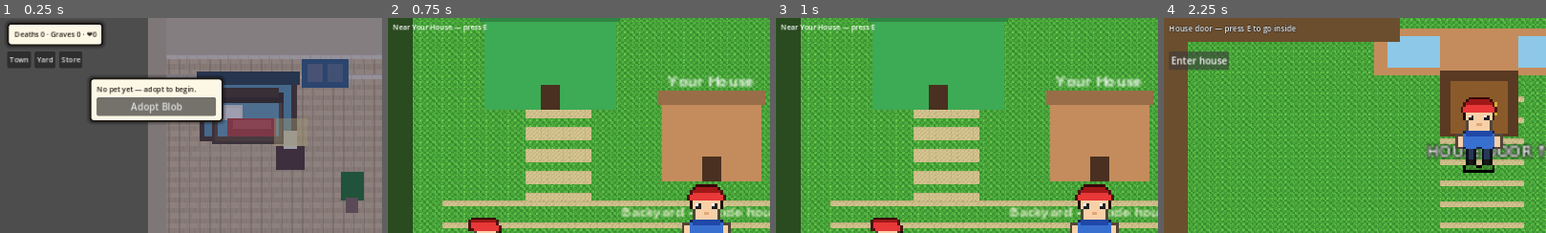
Above: before the commit, frames 1-4 (left to right).
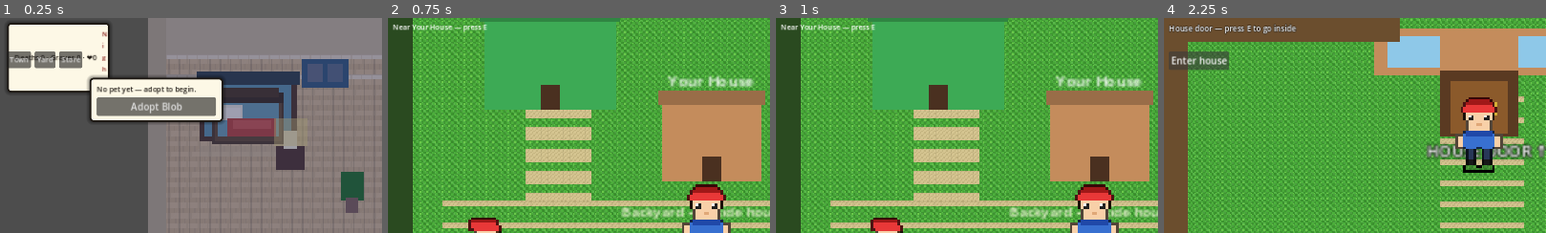
Above: after the commit, the same moments.

Repository: i-apologise/real-time-virtual-pet
Game: Godot game, scene res://scenes/habitat/habitat.tscn
Two runs of this game, one before a commit and one after it. Both use one fixed random seed, a clock stepped at 60 frames per second and the inputs below. This scene is started directly instead of the project's main scene.
Inputs:
- Up to frame 1 (0.25 s): no input
- Up to frame 2 (0.75 s): click "Town" at 0.5 s
- Up to frame 3 (1 s): no input
- Up to frame 4 (2.25 s): tap E (interact) at 1.25 s; hold D (move_right) 1.28-2 s; hold E (interact) 1.28-2 s; tap Space at 1.52 s; click "Yard" at 2 s
The pictures show only the part of the screen within x 0-50%, y 0-50%; the shares and areas given below are measured in that part.

The runs differ from the first frame. In frame 1, 6.3% of the frame differs, in the area x 1-29%, y 2-36%; in frame 2, nothing differs; in frame 3, nothing differs; in frame 4, nothing differs.

Commit message:
feat(ui-p1): toast auto-clear, session polish, calmer emotes
- Toast bottom-center auto-fades and clears after ~3s
- Session banner uses UiTheme labels/button; shorter copy; 10s TTL
- Day/night chip on slim top status bar
- Increase passive emote cooldown to reduce bubble spam
- Need meter severity theming unchanged (fill_for_need)

Diff:
--- a/scenes/habitat/habitat.gd
+++ b/scenes/habitat/habitat.gd
@@ -21,7 +21,11 @@
 # HUD
 var _hint: Label
 var _toast: Label
+var _toast_ttl: float = 0.0
+const TOAST_DURATION := 3.0
 var _counter: Label
+var _day_chip: Label
+var _top_bar: PanelContainer
 var _empty_panel: PanelContainer
 var _death_panel: PanelContainer
 var _day_overlay: ColorRect
@@ -80,8 +84,8 @@
 var _emote: Label
 var _emote_ttl: float = 0.0
 var _emote_passive_cd: float = 0.0
-const EMOTE_DURATION := 2.6
-const EMOTE_PASSIVE_CD := 7.5
+const EMOTE_DURATION := 2.2
+const EMOTE_PASSIVE_CD := 14.0  # P1: reduce passive emote spam
 
 # Care juice sparks (lightweight ColorRect bursts on successful care)
 var _juice_sparks: Array = []  # {node, vel, life, max_life}
@@ -499,25 +503,33 @@
 	_hud_layer = layer
 	add_child(layer)
 
-	# --- P0 hierarchy: slim top status bar (identity + counters) ---
-	var top_bar := PanelContainer.new()
-	top_bar.name = "TopStatusBar"
-	UiThemeScr.apply_panel(top_bar, true)
-	top_bar.position = Vector2(12, 8)
-	layer.add_child(top_bar)
+	# --- P0 hierarchy: slim top status bar (identity + counters + day chip) ---
+	_top_bar = PanelContainer.new()
+	_top_bar.name = "TopStatusBar"
+	UiThemeScr.apply_panel(_top_bar, true)
+	_top_bar.position = Vector2(12, 8)
+	layer.add_child(_top_bar)
 	var top_v := VBoxContainer.new()
 	top_v.add_theme_constant_override("separation", 2)
-	top_bar.add_child(top_v)
+	_top_bar.add_child(top_v)
+	var top_row := HBoxContainer.new()
+	top_row.add_theme_constant_override("separation", 10)
+	top_v.add_child(top_row)
 	_counter = UiThemeScr.title_label("Deaths 0 · Graves 0 · ❤0", 12)
-	top_v.add_child(_counter)
+	top_row.add_child(_counter)
+	_day_chip = UiThemeScr.body_label("Day", 11)
+	_day_chip.add_theme_color_override("font_color", UiThemeScr.TEXT_ACCENT)
+	top_row.add_child(_day_chip)
+	_refresh_day_chip()
 
 	# Context verb line (bottom) — short, not a control essay
 	_hint = UiThemeScr.world_hint_label("Near pet — E Open CARE", 13)
 	_hint.position = Vector2(16, 680)
 	layer.add_child(_hint)
 
-	# Toast — bottom-center placement (TTL added in P1)
+	# Toast — bottom-center, auto-clear ~3s (P1)
 	_toast = UiThemeScr.toast_label("")
+	_toast.visible = false
 	_toast.position = Vector2(400, 640)
 	layer.add_child(_toast)
 
@@ -702,7 +714,7 @@
 	timer_v.add_child(_care_timer_bar)
 	call_deferred("_place_care_timer")
 
-	# Session check-in banner (shown once after boot/resume with gap)
+	# Session check-in banner (shown once after boot/resume with gap) — P1 product chrome
 	_session_panel = PanelContainer.new()
 	_session_panel.visible = false
 	UiThemeScr.apply_panel(_session_panel, true)
@@ -710,18 +722,12 @@
 	var sv := VBoxContainer.new()
 	sv.add_theme_constant_override("separation", 6)
 	_session_panel.add_child(sv)
-	_session_title = Label.new()
-	_session_title.add_theme_font_size_override("font_size", 16)
-	_session_title.add_theme_color_override("font_color", Color(0.1, 0.08, 0.06))
+	_session_title = UiThemeScr.title_label("Welcome back", 15)
 	sv.add_child(_session_title)
-	_session_body = Label.new()
-	_session_body.autowrap_mode = TextServer.AUTOWRAP_WORD_SMART
-	_session_body.custom_minimum_size = Vector2(320, 0)
-	_session_body.add_theme_font_size_override("font_size", 12)
-	_session_body.add_theme_color_override("font_color", Color(0.2, 0.18, 0.14))
+	_session_body = UiThemeScr.body_label("", 12)
+	_session_body.custom_minimum_size = Vector2(300, 0)
 	sv.add_child(_session_body)
-	var dismiss := Button.new()
-	dismiss.text = "Got it (Esc)"
+	var dismiss := UiThemeScr.themed_button("Got it (Esc)")
 	dismiss.pressed.connect(_hide_session_banner)
 	sv.add_child(dismiss)
 
@@ -732,14 +738,49 @@
 		return
 	if _session_panel == null:
 		return
-	_session_title.text = str(snap.get("title", "Check-in"))
-	_session_body.text = str(snap.get("body", ""))
+	# P1: shorter product copy (title + at most 2 body lines)
+	_session_title.text = _short_session_title(snap)
+	_session_body.text = _short_session_body(snap)
 	_session_panel.visible = true
-	_session_ttl = 14.0
+	_session_ttl = 10.0
 	_place_session_banner()
 	var audio := get_node_or_null("/root/AudioService")
 	if audio and audio.has_method("play_menu"):
 		audio.play_menu()
+
+
+func _short_session_title(snap: Dictionary) -> String:
+	var raw := str(snap.get("title", "Welcome back"))
+	# Drop raw enum noise (e.g. "Mochi · ALIVE" → "Welcome back · Mochi")
+	if PetController.active_pet != null:
+		var nm := str(PetController.active_pet.name)
+		if PetController.active_pet.is_sleeping():
+			return "Welcome back · %s is sleeping" % nm
+		return "Welcome back · %s" % nm
+	return raw if raw != "" else "Welcome back"
+
+
+func _short_session_body(snap: Dictionary) -> String:
+	var parts: Array[String] = []
+	var away_label := str(snap.get("away_label", ""))
+	var away_sec := float(snap.get("away_sec", 0.0))
+	if away_sec >= 60.0 and away_label != "":
+		parts.append("Away %s." % away_label)
+	var sug: Dictionary = snap.get("suggest", {}) as Dictionary
+	var sug_l := str(sug.get("label", ""))
+	if sug_l == "" and snap.has("body"):
+		# Fallback: first non-empty line of body that looks like a suggestion
+		for line in str(snap.get("body", "")).split("\n"):
+			var t := line.strip_edges()
+			if t == "" or t.begins_with("You were away"):
+				continue
+			sug_l = t
+			break
+	if sug_l != "":
+		parts.append(sug_l)
+	if parts.is_empty():
+		return "Check their needs when ready."
+	return " ".join(parts)
 
 
 func _hide_session_banner() -> void:
@@ -1078,11 +1119,15 @@
 func _process(delta: float) -> void:
 	_zzz_t += delta
 	_tick_stat_flashes(delta)
+	_tick_toast(delta)
 	if _session_ttl > 0.0:
 		_session_ttl -= delta
 		_place_session_banner()
 		if _session_ttl <= 0.0:
 			_hide_session_banner()
+	# Refresh day/night chip occasionally (cheap)
+	if int(_zzz_t * 2.0) % 4 == 0:
+		_refresh_day_chip()
 	_update_near_pet_ui()
 	_update_zzz()
 	_update_emote(delta)
@@ -1398,7 +1443,57 @@
 
 
 func _show_toast(msg: String) -> void:
-	_toast.text = msg
+	if _toast == null:
+		return
+	var text := msg.strip_edges()
+	if text == "":
+		_clear_toast()
+		return
+	# Cap length so stale multi-line walls never stick
+	if text.length() > 96:
+		text = text.substr(0, 93) + "…"
+	_toast.text = text
+	_toast.visible = true
+	_toast.modulate = Color(1, 1, 1, 1)
+	_toast_ttl = TOAST_DURATION
+
+
+func _tick_toast(delta: float) -> void:
+	if _toast == null or _toast_ttl <= 0.0:
+		return
+	_toast_ttl -= delta
+	# Fade in the last third of the window
+	if _toast_ttl < TOAST_DURATION * 0.35:
+		var a := clampf(_toast_ttl / (TOAST_DURATION * 0.35), 0.0, 1.0)
+		_toast.modulate.a = a
+	if _toast_ttl <= 0.0:
+		_clear_toast()
+
+
+func _clear_toast() -> void:
+	_toast_ttl = 0.0
+	if _toast == null:
+		return
+	_toast.text = ""
+	_toast.visible = false
+	_toast.modulate = Color(1, 1, 1, 1)
+
+
+func _refresh_day_chip() -> void:
+	if _day_chip == null:
+		return
+	var phase := str(TimeService.local_day_phase())
+	match phase:
+		"dawn":
+			_day_chip.text = "Dawn"
+		"day":
+			_day_chip.text = "Day"
+		"dusk":
+			_day_chip.text = "Dusk"
+		"night":
+			_day_chip.text = "Night"
+		_:
+			_day_chip.text = phase.capitalize()
 
 
 func _on_pet_updated(_snap: Dictionary) -> void:
Binary file added: docs/pr-screenshots/pr-ui-p1-feedback-calm.png
